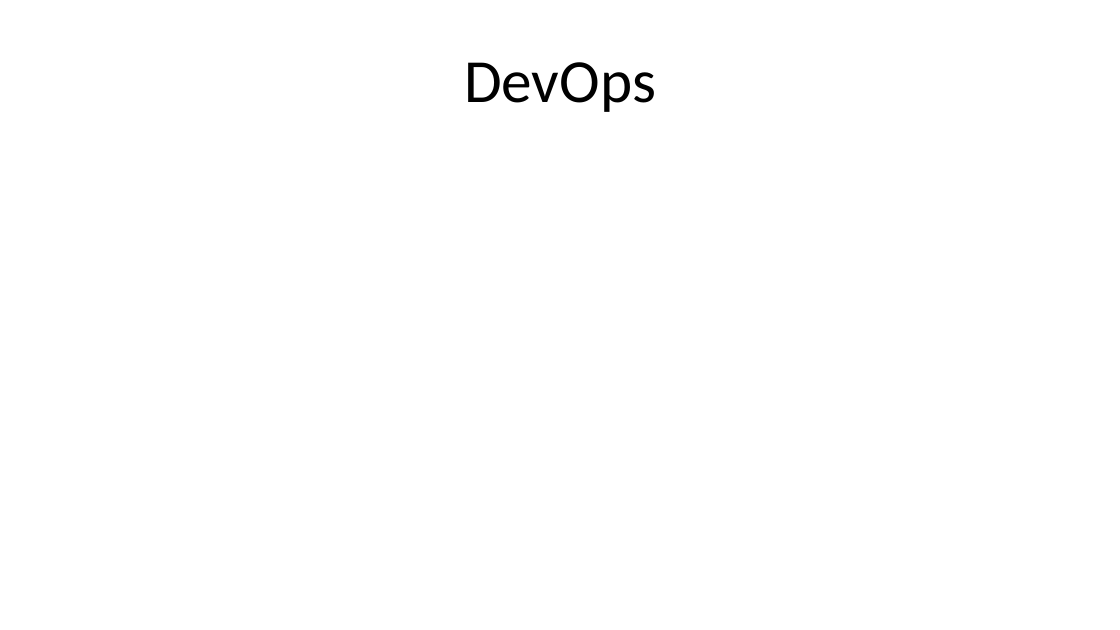
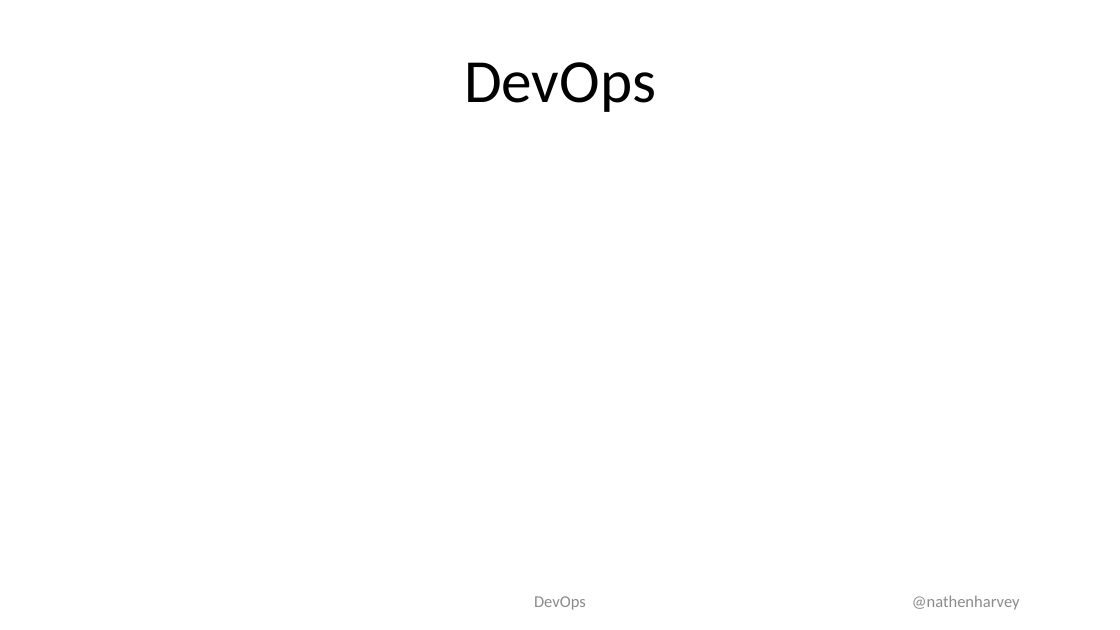
Before and after one commit to nathenharvey/devopsdays-austin-2016-presentations, a slide deck: slide 6 of Rugged Enterprise DevSecNetQAGovOps - Nathen Harvey - Ignite.pptx (slide 3 before the commit). Drawn at 1120x630 pixels with LibreOffice and Linux fonts; fonts in the diff are those of the drawing; background and template pictures are left out. Boxes give left, top, right and bottom in pixels: in the first picture for what was removed or moved away, otherwise in the second. Text is boxed around its words. In the diff, an @@ line names an element or a change of style, - is before the commit and + after.

```diff
--- a/Rugged Enterprise DevSecNetQAGovOps - Nathen Harvey - Ignite.pptx
+++ b/Rugged Enterprise DevSecNetQAGovOps - Nathen Harvey - Ignite.pptx
@@ text added at (x1=534, y1=596, x2=586, y2=610), 17 pt, text #8C8C8C @@
+DevOps
@@ text added at (x1=912, y1=595, x2=1020, y2=610), 17 pt, text #8C8C8C @@
+@nathenharvey
```
Also in this commit, not shown: 5 other slides changed, 13 slides added, 13 slides removed, 2 other files.
